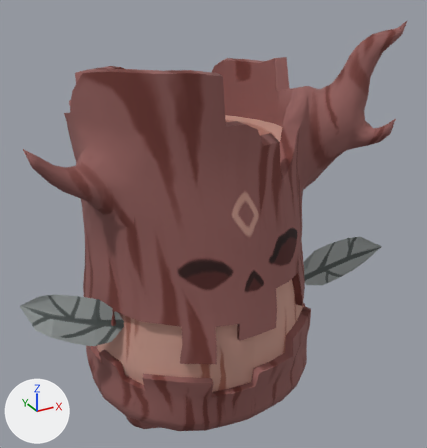
The FBX model Resources/Character/Soop/Soop3D/Character_Soop3D.FBX as it was, and as the next commit left it.
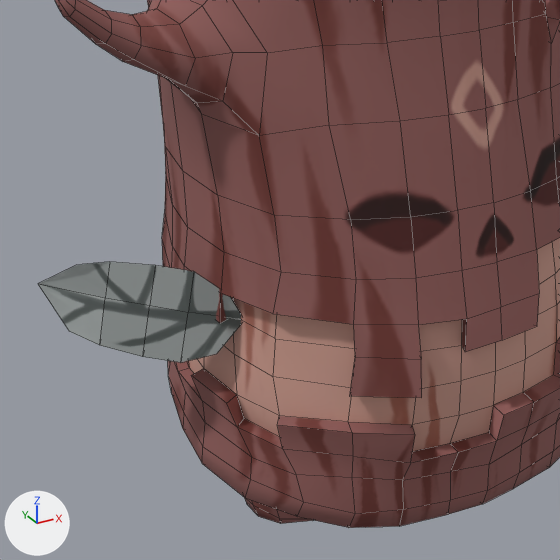
Old and new are each drawn whole from a 50 mm lens placed at (-1.4, -2.79, 2.59), pointed at (0.12, -0.03, 1.22) and again close up on the part from 0% to 67% of the width and 36% to 100% of the height. Lighting does not change. The marker at lower left points along +X, +Y and +Z. Both versions are drawn at the pose saved in each file; the numbers are the values there. The close-ups show mesh edges as thin lines.

The scene before the commit, as lines of its bpy script (objects in view):
```python
me_mesh = bpy.data.meshes.new('Mesh')
me_mesh.from_pydata(...)  # 1148 vertices, 1158 faces; spans x -101.0..108.0, y -73.0..70.0, z -112.0..121.0
me_mesh.materials.append(mat_07___default)  # picture img_monster_albedo_png
ob_monster = bpy.data.objects.new('monster', me_mesh)
ob_monster.location = (0.0, 0.0, 1.12)
ob_monster.scale = (0.01, 0.01, 0.01)
```
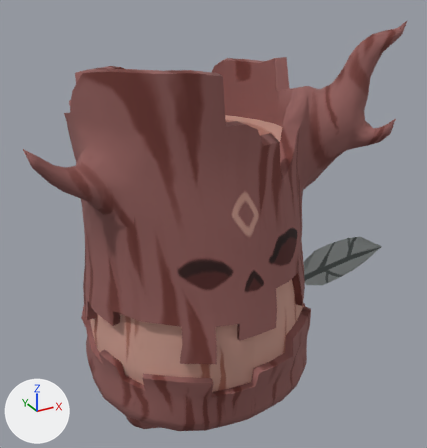
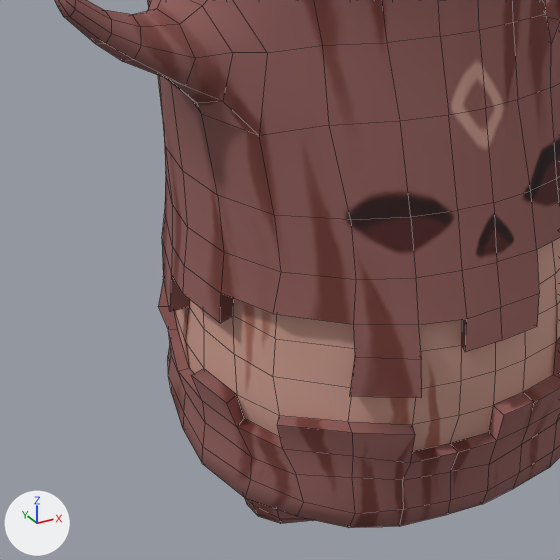
Pixel boxes [x1, y1, x2, y2] of what changed, in the close-ups (560 x 560 px; the box of a moved part takes in the faces that stretch with it):
'monster', reshaped
    before: [38, 0, 560, 528]
    after: [55, 0, 560, 528]
part 1 of me_mesh, moved or reshaped (not visible afterwards)
    before: [38, 262, 241, 363]

The change, as a list of edits to the scene's bpy script:
```text
Change me_mesh:
    where me_mesh.from_pydata(...)  # 1148 vertices, 1158 faces; spans x -101.0..108.0, y -73.0..70.0, z -112.0..121.0
    used by ob_monster; location = (0.0, 0.0, 1.12); scale = (0.01, 0.01, 0.01)
    me_mesh part 1: the loose piece of 18 vertices spanning x -101.0..-54.0, y -29.0..0.0, z -34.0..-5.0 is multiplied about its middle by the matrix ((-0.889, 0.024, 0.457), (-0.024, -1.0, 0.006), (0.457, -0.006, 0.889)), then moved by (50.0, -32.0, -12.0)
```
